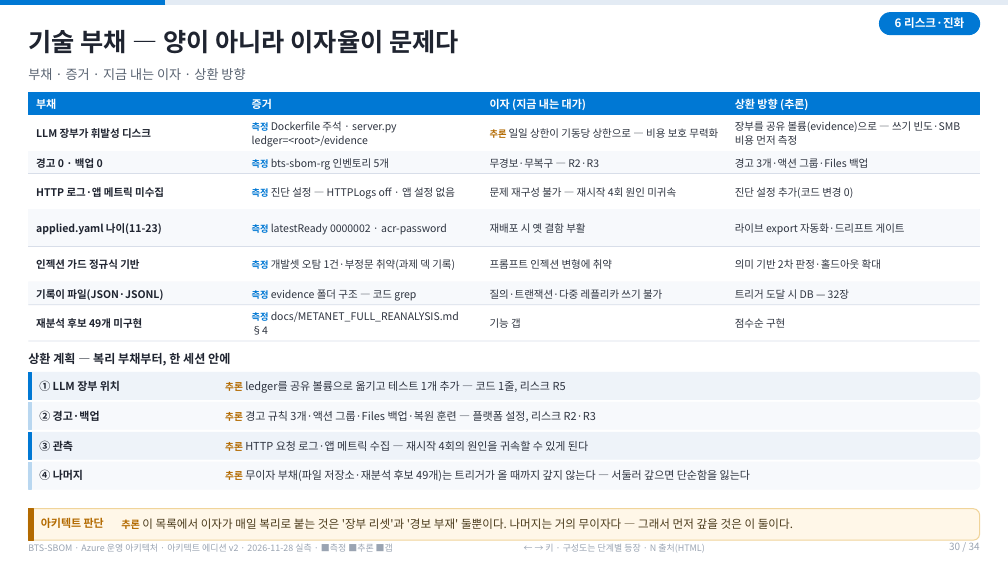
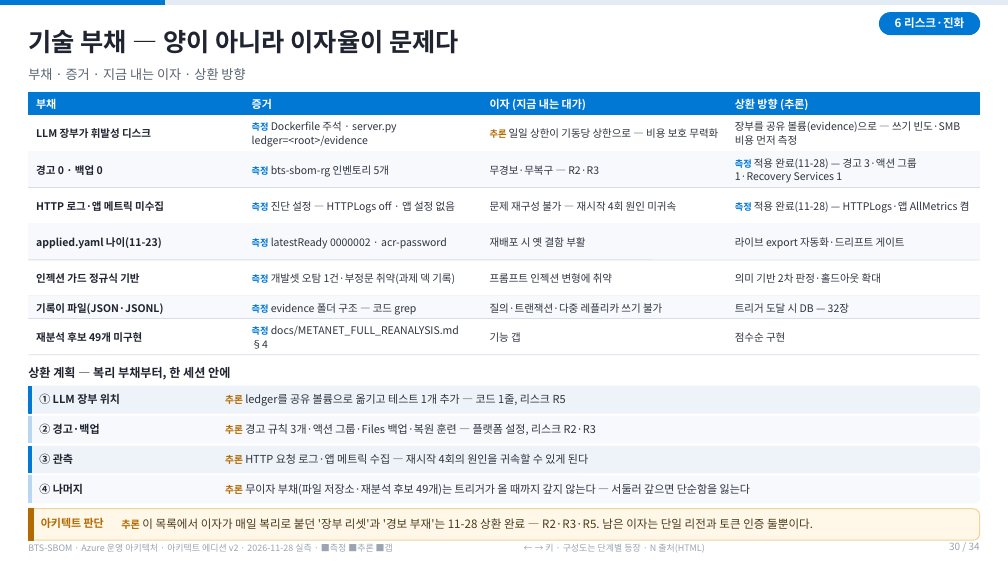
Before and after one commit to Jack-Hwang/beyondthesecurity-sbom, a slide deck: slide 30 of docs/AZURE_OPERATIONS_OVERVIEW.pptx. Drawn at 1008x567 pixels with LibreOffice and Linux fonts; fonts in the diff are those of the drawing. Boxes give left, top, right and bottom in pixels: in the first picture for what was removed or moved away, otherwise in the second. Text is boxed around its words. In the diff, an @@ line names an element or a change of style, - is before the commit and + after.

```diff
--- a/docs/AZURE_OPERATIONS_OVERVIEW.pptx
+++ b/docs/AZURE_OPERATIONS_OVERVIEW.pptx
@@ rectangle: place and size @@
-rectangle at [29,151,980,174]
+rectangle at [29,151,980,188]
@@ text "경고 0 · 백업 0": place and size @@
-text "경고 0 · 백업 0" at [36,158,103,168]
+text "경고 0 · 백업 0" at [36,165,103,175]
@@ text "측정 bts-sbom-rg 인벤토리 5개": place and size @@
-text "측정 bts-sbom-rg 인벤토리 5개" at [252,158,389,170]
+text "측정 bts-sbom-rg 인벤토리 5개" at [252,165,389,177]
@@ text "무경보·무복구 — R2·R3": place and size @@
-text "무경보·무복구 — R2·R3" at [490,158,599,168]
+text "무경보·무복구 — R2·R3" at [490,165,599,175]
@@ text at [735,158,916,183]: text changed @@
-경고 3개·액션 그룹·Files 백업
+측정 적용 완료(11-28) — 경고 3·액션 그룹 1·Recovery Services 1
@@ text at [735,201,970,213]: text changed @@
-진단 설정 추가(코드 변경 0)
+측정 적용 완료(11-28) — HTTPLogs·앱 AllMetrics 켬
@@ 28 texts, 6 lines, 6 rectangles, 4 rounded rectangles: place and size @@
-28 texts, 6 lines, 6 rectangles, 4 rounded rectangles at [28,174,980,488]
+28 texts, 6 lines, 6 rectangles, 4 rounded rectangles at [28,188,980,503]
@@ text at [121,518,813,529]: text changed @@
-추론 이 목록에서 이자가 매일 복리로 붙는 것은 '장부 리셋'과 '경보 부재' 둘뿐이다. 나머지는 거의 무이자다 — 그래서 먼저 갚을 것은 이 둘이다.
+추론 이 목록에서 이자가 매일 복리로 붙던 '장부 리셋'과 '경보 부재'는 11-28 상환 완료 — R2·R3·R5. 남은 이자는 단일 리전과 토큰 인증 둘뿐이다.
```
Also in this commit, not shown: 17 other slides changed, 4 other files.
